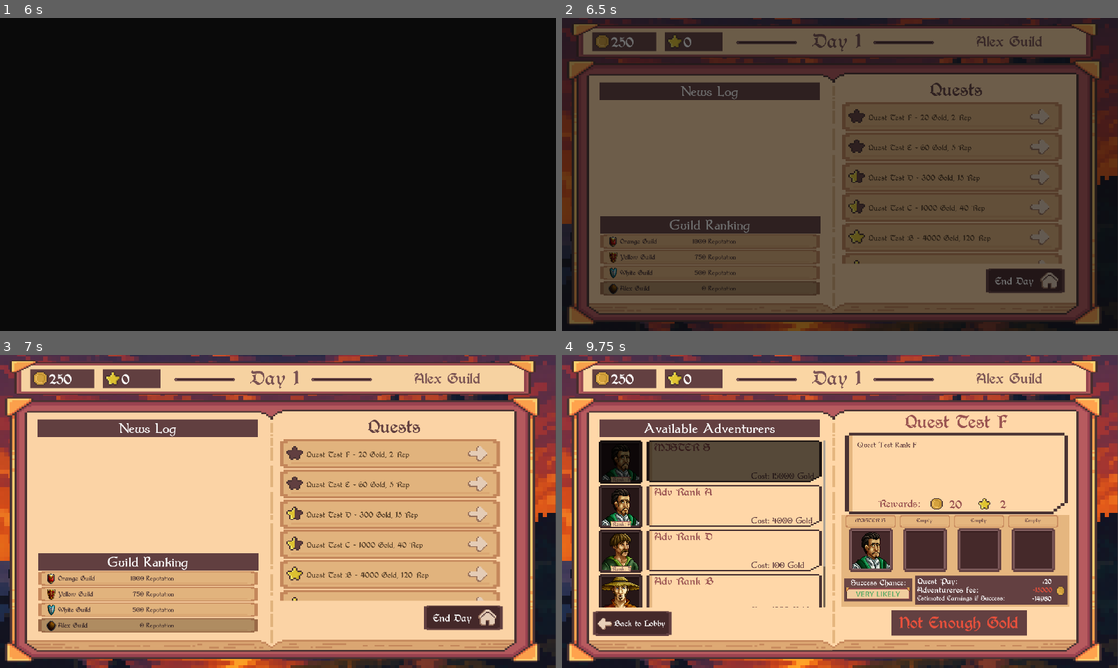
Above: before the commit, frames 1-4 (two rows, left to right).
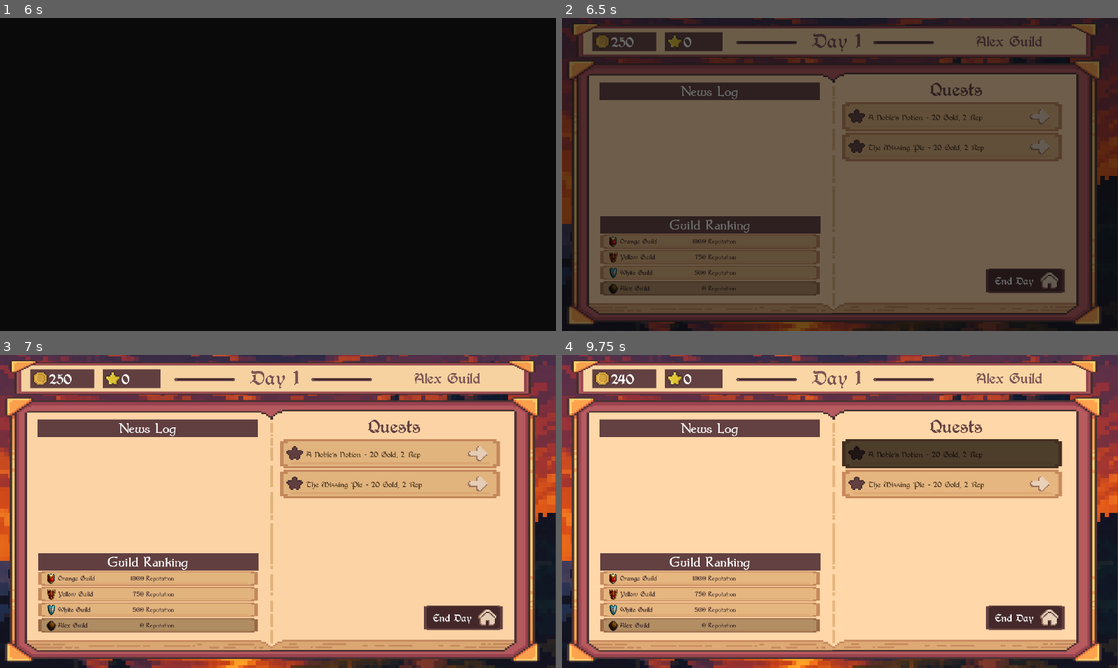
Above: after the commit, the same moments.

Repository: igoralves3/BrackeysGameJamIgorJoaoRodrigo
Game: Godot game, scene res://Scenes/main_menu.tscn
The game is run twice, just before and just after one commit, with the same random seed, the same clock (stepped at 60 frames per second) and the same inputs.
Inputs (mouse positions are in pixels of both pictures, inside the frame that each line leads up to):
- Up to frame 1 (6 s): click "Play Game" at 0.5 s; click (278, 199) at 1.27 s; type "Alex" at 1.35 s; move the mouse to (400, 158) at 2.02 s; move the mouse to (166, 190) at 2.77 s; move the mouse to (333, 105) at 3.52 s; move the mouse to (250, 237) at 4.27 s; tap Enter at 5 s; move the mouse to (444, 221) at 5.02 s; move the mouse to (111, 127) at 5.77 s
- Up to frame 2 (6.5 s): no input
- Up to frame 3 (7 s): click (478, 455) at 6.52 s
- Up to frame 4 (9.75 s): click (1040, 455) at 7.27 s; click "Cost: 15000 Gold" (after the commit: "Cost: 10 Gold") at 8 s; click "Add To Party" at 8.75 s; click (1029, 624) at 9.5 s, where only the run after the commit has a clickable "Start Quest"

Frame 1 is identical in both runs. In frame 2, 3.1% of the frame differs, in the area x 50-90%, y 30-79%; in frame 3, 12%; in frame 4, 41%, in the area x 5-92%, y 6-90%.

Commit message:
remover spawn de quests de teste

Diff:
--- a/bragamejam2025.2_guildmaster/Scripts/guild_lobby.gd
+++ b/bragamejam2025.2_guildmaster/Scripts/guild_lobby.gd
@@ -23,7 +23,7 @@
 	Globals.knownAdventurers.append(auxnewa)
 
 
-	Spawner.spawnTestPool()
+	#Spawner.spawnTestPool()
 
 	#var auxnewa2 = Spawner.spawnNewAdventurer()
 	#adc no globals o adv
